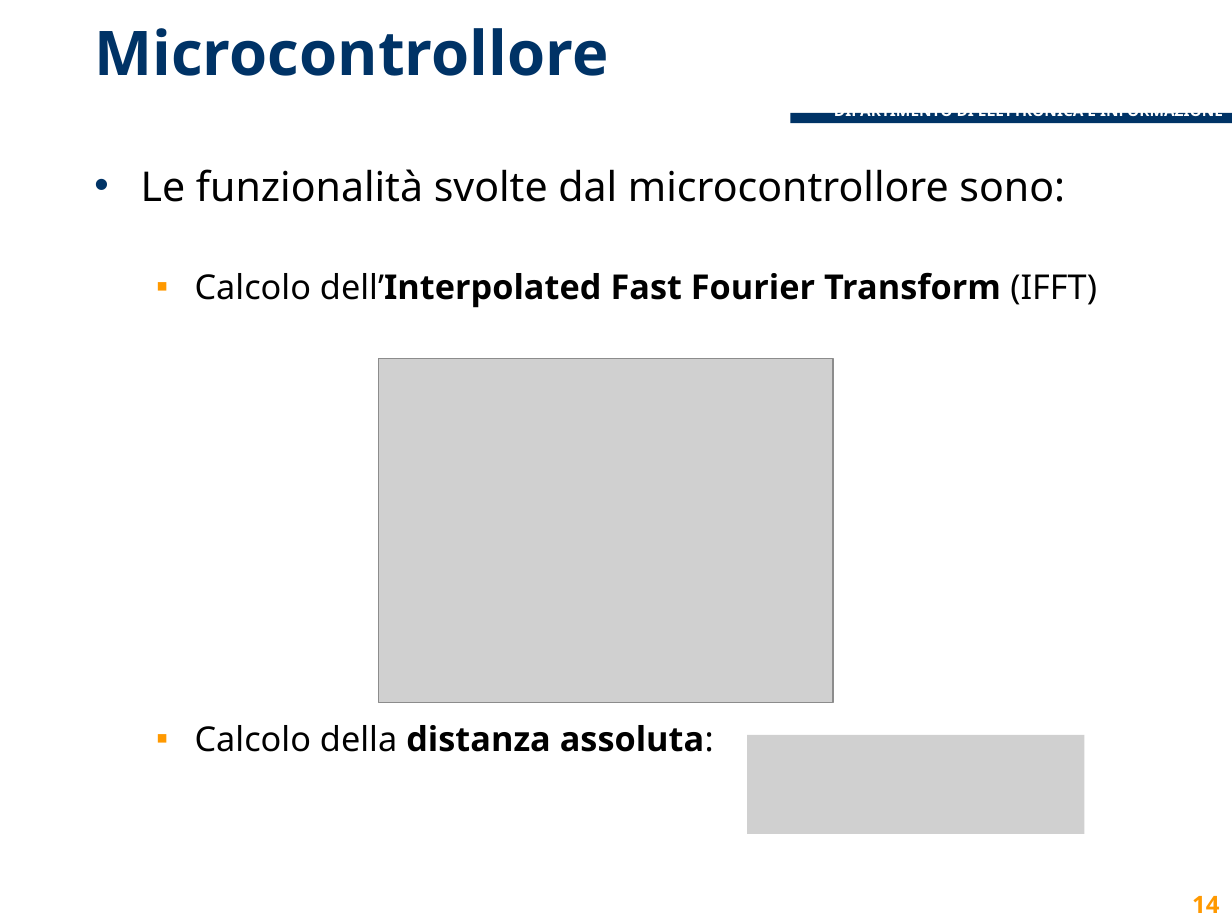
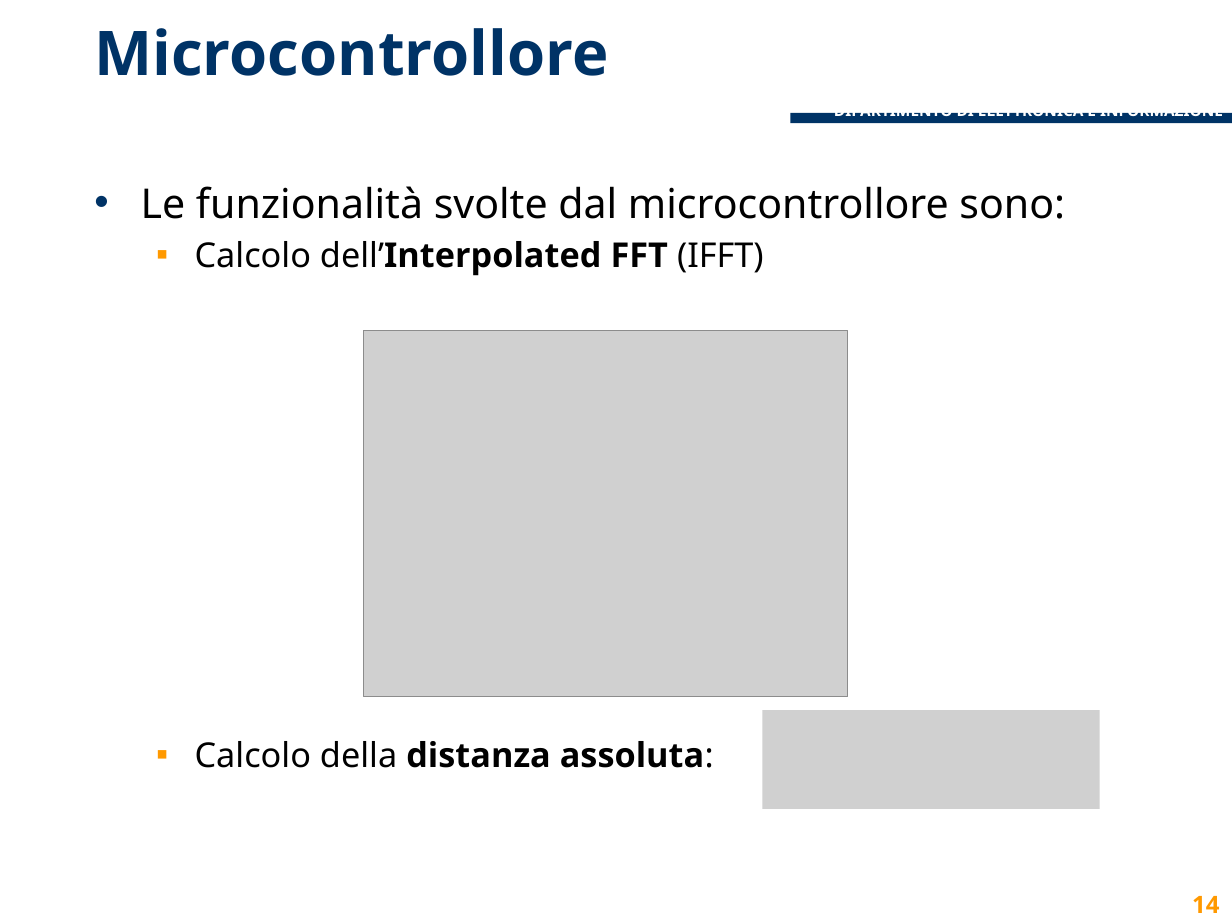
Before and after one commit to lcavagnispolimi/thesis_latex, a slide deck: slide 14 of presentazione_discussione.pptx. Drawn at 1232x924 pixels with LibreOffice and Linux fonts; fonts in the diff are those of the drawing; grey boxes stand for pictures; background and template pictures are left out. Boxes give left, top, right and bottom in pixels: in the first picture for what was removed or moved away, otherwise in the second. Text is boxed around its words. In the diff, an @@ line names an element or a change of style, - is before the commit and + after.

```diff
--- a/presentazione_discussione.pptx
+++ b/presentazione_discussione.pptx
@@ text "Le funzionalità svolte dal microcontrollore ...": place and size @@
-text "Le funzionalità svolte dal microcontrollore ..." at <box>141,169,1097,752</box>
+text "Le funzionalità svolte dal microcontrollore ..." at <box>141,186,1065,768</box>
@@ text at <box>141,186,1065,219</box>: line spacing 1 to 2 @@
@@ text at <box>195,241,764,276</box>: text changed; bold off @@
-  ▪ Calcolo dell’Interpolated Fast Fourier Transform (IFFT)
+  ▪ Calcolo dell’Interpolated FFT (IFFT)
@@ picture: place and size @@
-picture at <box>378,359,833,702</box>
+picture at <box>363,330,848,696</box>
@@ picture: place and size @@
-picture at <box>748,736,1085,834</box>
+picture at <box>763,710,1100,808</box>
```
Also in this commit, not shown: 3 other slides changed.
